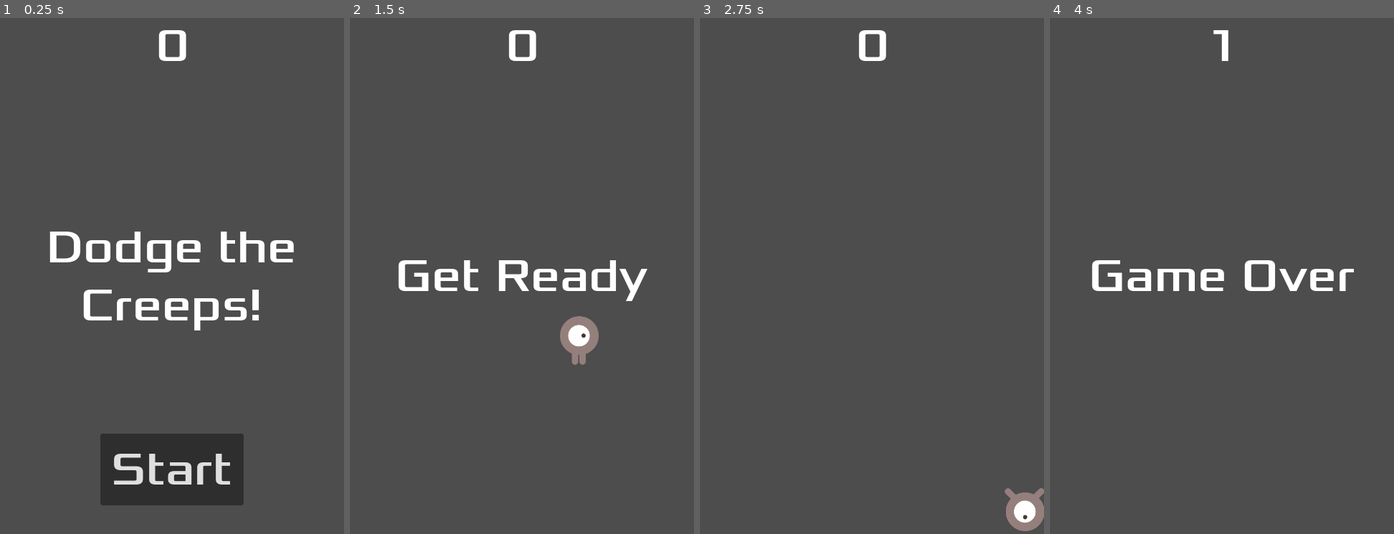
Above: before the commit, frames 1-4 (left to right).
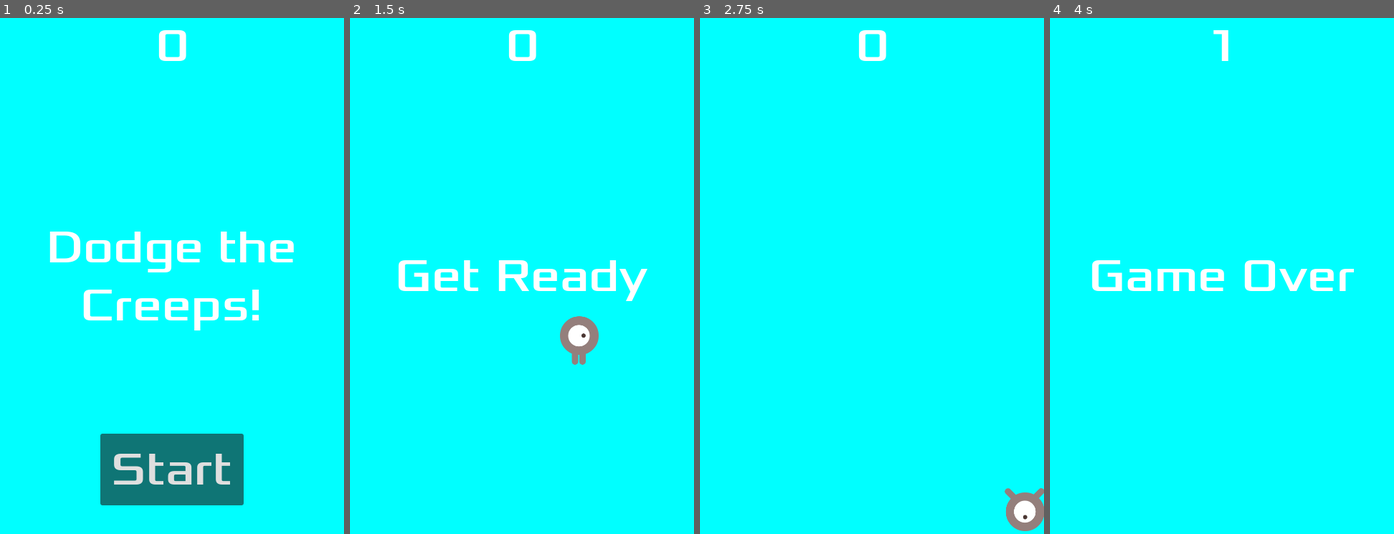
Above: after the commit, the same moments.

Repository: augusto-roct/fisrt-2d-game
Game: Godot game, scene res://Scenes/main/main.tscn
The game is run twice, just before and just after one commit, with the same random seed, the same clock (stepped at 60 frames per second) and the same inputs.
Inputs:
- Up to frame 1 (0.25 s): no input
- Up to frame 2 (1.5 s): click "Start" at 0.5 s; tap Enter at 1.25 s; hold Right (move_right) from 1.28 s (still down)
- Up to frame 3 (2.75 s): release Right (move_right) at 2.03 s; hold Down (move_down) from 2.03 s (still down)
- Up to frame 4 (4 s): release Down (move_down) at 2.78 s; hold Right (move_right) 2.78-3.53 s; hold Up (move_up) from 3.53 s (still down)

The runs differ from the first frame. In frame 1, 97% of the frame differs, in the area x 0-100%, y 0-100%; in frame 2, 98%; in frame 3, 99%; in frame 4, 98%.

Commit message:
add: color rect

Diff:
--- a/Scenes/main/main.tscn
+++ b/Scenes/main/main.tscn
@@ -15,6 +15,12 @@
 script = ExtResource("1_hwtau")
 mob_scene = ExtResource("2_j3heg")
 metadata/_edit_group_ = true
+
+[node name="ColorRect" type="ColorRect" parent="."]
+custom_minimum_size = Vector2(480, 720)
+offset_right = 480.0
+offset_bottom = 720.0
+color = Color(0, 1, 1, 1)
 
 [node name="Player" parent="." instance=ExtResource("1_nghim")]
 
